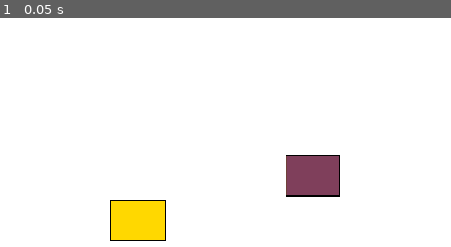
Above: before the commit, frame 1.
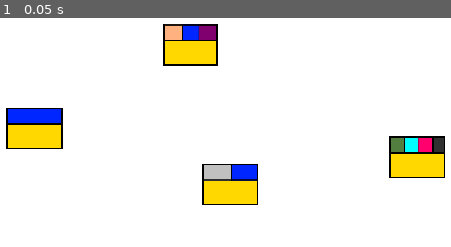
Above: after the commit, the same moment.

Repository: aduImperfect/DosaPointers
Game: Godot game, scene res://TSCN/main.tscn
Same seed, same stepped clock (60 frames per second), same inputs: the game is played once before the commit and once after it.
Inputs:
- Up to frame 1 (0.05 s): no input

The runs differ from the first frame. In frame 1, 13% of the frame differs, in the area x 1-99%, y 2-98%.
Error after the commit: Out of bounds get index '1' (on base: 'Array[Texture]') (res://TSCN/plate.gd:71)

Commit message:
In editor changing of textures based on 2 ints - plate type and team number.

Diff:
--- a/dosa-pointers/TSCN/level.tscn
+++ b/dosa-pointers/TSCN/level.tscn
@@ -1,12 +1,23 @@
 [gd_scene format=3 uid="uid://cw2vsvkhbobeu"]
 
-[ext_resource type="PackedScene" uid="uid://bd6c24l3usbs0" path="res://TSCN/plate_a.tscn" id="1_ucb7h"]
-[ext_resource type="PackedScene" uid="uid://c0rbw73e6r6ok" path="res://TSCN/plate_b.tscn" id="2_kk7ja"]
+[ext_resource type="PackedScene" uid="uid://cbhxm7ts62dt6" path="res://TSCN/plate.tscn" id="1_ar723"]
 
 [node name="Level" type="Node2D" unique_id=1957075048]
 
-[node name="PlateA" parent="." unique_id=281773621 instance=ExtResource("1_ucb7h")]
-position = Vector2(362, 426)
+[node name="Plate1" parent="." unique_id=1268479344 instance=ExtResource("1_ar723")]
+position = Vector2(212, 293)
+plateVal = 1
 
-[node name="PlateB" parent="." unique_id=985205898 instance=ExtResource("2_kk7ja")]
-position = Vector2(613, 361)
+[node name="Plate2" parent="." unique_id=1341731604 instance=ExtResource("1_ar723")]
+position = Vector2(494, 374)
+plateVal = 2
+teamNo = 1
+
+[node name="Plate3" parent="." unique_id=45719876 instance=ExtResource("1_ar723")]
+position = Vector2(437, 172)
+plateVal = 3
+teamNo = 1
+
+[node name="Plate4" parent="." unique_id=1744917772 instance=ExtResource("1_ar723")]
+position = Vector2(763, 334)
+plateVal = 5
--- /dev/null
+++ b/dosa-pointers/TSCN/plate.gd
@@ -0,0 +1,87 @@
+@tool
+extends Node2D
+
+#0 - empty, 1 - 1 sides, 2 - 2 sides, 3 - 3 sides, 4 - 3 sides alternate, 5 - 4 sides
+static var texturePlatesA : Array[Texture]
+static var texturePlatesB : Array[Texture]
+
+static var platesACount : int = 0
+static var platesBCount : int = 0
+
+@export var plateVal : int = 0:
+	set(value):
+		plateVal = value
+
+		# 2. Trigger your in-editor update function
+		_refresh_editor_view()
+
+		# 3. Force the Inspector UI panel to visually update
+		notify_property_list_changed()
+
+@export var teamNo : int = 0:
+	set(value):
+		teamNo = value
+
+		# 2. Trigger your in-editor update function
+		_refresh_editor_view()
+
+		# 3. Force the Inspector UI panel to visually update
+		notify_property_list_changed()
+
+var sprite : Sprite2D
+
+static var initial_setup : bool = false
+
+# Called when the node enters the scene tree for the first time.
+func _ready() -> void:
+	#static vars
+	platesACount = 6
+	platesBCount = 6
+	_load_textures_a()
+	_load_textures_b()
+
+	#non-static vars
+	sprite = get_child(0) as Sprite2D
+	teamNo = 0
+
+# Called every frame. 'delta' is the elapsed time since the previous frame.
+func _process(_delta: float) -> void:
+	#if initial_setup == false:
+		##static vars
+		#platesACount = 6
+		#platesBCount = 6
+		#_load_textures_a()
+		#_load_textures_b()
+		#initial_setup = true
+
+	#MAKE SURE TO TURN THIS ON - IF PLAYING IN GAME AND TURN OFF THE ONE UNDER THE PROCESS FUNCTION
+	#_assign_plate_texture()
+	pass
+
+func _assign_plate_texture() -> void:
+	if teamNo < 0 || teamNo > 2:
+		print("Cannot assign team. Resetting to team A")
+		teamNo = 0
+
+	if plateVal < 0 || plateVal > 5:
+		print("Cannot assign plate type. Resetting to basic plate")
+		plateVal = 0
+
+	if teamNo == 0:
+		sprite.texture = texturePlatesA[plateVal]
+	elif teamNo == 1:
+		sprite.texture = texturePlatesB[plateVal]
+
+static func _load_textures_a() -> void:
+	for k in platesACount:
+		texturePlatesA.append(load("res://Textures/PlateA_" + str(k) + ".png"))
+
+static func _load_textures_b() -> void:
+	for k in platesBCount:
+		texturePlatesB.append(load("res://Textures/PlateB_" + str(k) + ".png"))
+
+func _refresh_editor_view() -> void:
+	#MAKE SURE TO TURN THIS OFF - IF PLAYING IN GAME AND TURN ON THE ONE UNDER THE PROCESS FUNCTION
+	_assign_plate_texture()
+	#print("REFRESH EDITOR VIEW!")
+	pass
--- a/dosa-pointers/TSCN/plate.tscn
+++ b/dosa-pointers/TSCN/plate.tscn
@@ -1,8 +1,10 @@
 [gd_scene format=3 uid="uid://cbhxm7ts62dt6"]
 
+[ext_resource type="Script" uid="uid://bgrd6kxs0elga" path="res://TSCN/plate.gd" id="1_5io8v"]
 [ext_resource type="Texture2D" path="res://Textures/Plate_0.png" id="1_vlvh0"]
 
 [node name="Plate" type="Node2D" unique_id=1268479344]
+script = ExtResource("1_5io8v")
 
 [node name="Plate_Image" type="Sprite2D" parent="." unique_id=1979477024]
 scale = Vector2(0.1, 0.1)
--- a/dosa-pointers/TSCN/plate_a.tscn
+++ /dev/null
@@ -1,9 +0,0 @@
-[gd_scene format=3 uid="uid://bd6c24l3usbs0"]
-
-[ext_resource type="Texture2D" uid="uid://dyyou1ehvft2a" path="res://Textures/PlateA_0.png" id="1_22arr"]
-
-[node name="PlateA" type="Node2D" unique_id=281773621]
-
-[node name="PlateA_Image" type="Sprite2D" parent="." unique_id=1573422557]
-scale = Vector2(0.1, 0.1)
-texture = ExtResource("1_22arr")
--- a/dosa-pointers/TSCN/plate_b.tscn
+++ /dev/null
@@ -1,9 +0,0 @@
-[gd_scene format=3 uid="uid://c0rbw73e6r6ok"]
-
-[ext_resource type="Texture2D" uid="uid://dt1hbjuf70cpp" path="res://Textures/PlateB_0.png" id="1_7me47"]
-
-[node name="PlateB" type="Node2D" unique_id=985205898]
-
-[node name="PlateB_Image" type="Sprite2D" parent="." unique_id=1455335610]
-scale = Vector2(0.1, 0.1)
-texture = ExtResource("1_7me47")
Not shown, added: dosa-pointers/TSCN/plate.gd.uid
